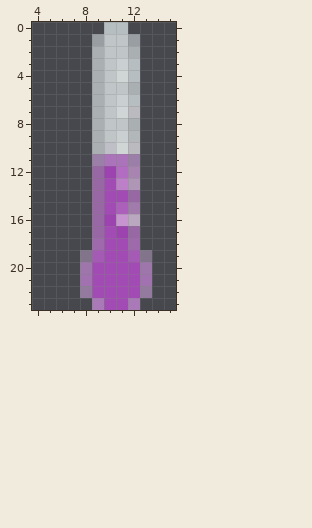
Pixel-art sprite, stored at lib/hmi/resources/bitmap/thm/mode/icon/tempON.png. Above: the version before the commit.
The file is 22x24 pixels. Colours within 5 levels of each other are drawn and written as one. Shown: x 4..15, y 0..23.
The same view after the edit:
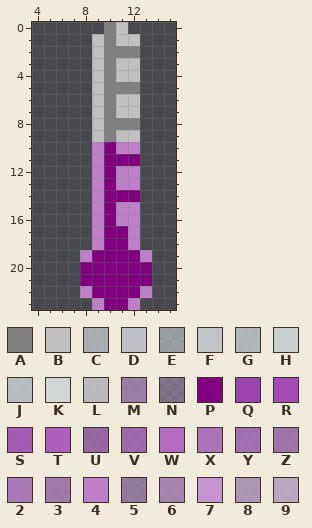
Palette (. is transparent): A #808080  B #c0c0c0  C #bfc4c6d3  D #bfc0c8fc  E #bfc7c9ac  F #c1c7c9fc  G #c9cecfd3  H #ccd2d4fc  J #ccd4d7d7  K #d2d7d8fc  L #d3d3d7d3  M #ae8bbbd3  N #b098b991  P #800080  Q #9e43b1fc  R #a24bb4fe  S #a85bb9f6  T #ad60bcfc  U #a96fb6d3  V #ab6fbadd  W #b36cc2fc  X #ac75bbfc  Y #ae78bddf  Z #b07fbed3  2 #b57fc5e4  3 #b486c0d3  4 #bc7fc8fe  5 #b38ebfb6  6 #bc92c5d3  7 #c896d2fc  8 #c5a6cdd3  9 #d1bcd6d3
The edit:
@@ x 4..15 @@
- 0 ......JJ....
- 1 .....EFFE...
- 2 .....CFFC...
- 3 .....CFHJ...
- 4 .....CFKJ...
- 5 .....CFFC...
- 6 .....CFHJ...
- 7 .....CFKL...
- 8 .....CFFC...
- 9 .....CFHG...
-10 .....CDKL...
-11 .....MXXM...
-12 .....UQW6...
-13 .....UR48...
-14 .....URRU...
-15 .....URT3...
-16 .....UQ79...
-17 .....URQU...
-18 .....VRRV...
-19 ....NSRRSN..
-20 ....ZRRRRZ..
-21 ....YRRRRY..
-22 ....5RRRR5..
-23 .....2RR2...
+ 0 ......AB....
+ 1 .....BABB...
+ 2 .....BAAA...
+ 3 .....BABB...
+ 4 .....BABB...
+ 5 .....BAAA...
+ 6 .....BABB...
+ 7 .....BABB...
+ 8 .....BAAA...
+ 9 .....BABB...
+10 .....4P44...
+11 .....4PPP...
+12 .....4P44...
+13 .....4P44...
+14 .....4PPP...
+15 .....4P44...
+16 .....4P44...
+17 .....4PP4...
+18 .....4PP4...
+19 ....4PPPP4..
+20 ....PPPPPP..
+21 ....PPPPPP..
+22 ....4PPPP4..
+23 .....4PP4...
Where, in picture pixels (left, top, right, bottom), the same in both pictures:
changed: (80, 22, 152, 310)
